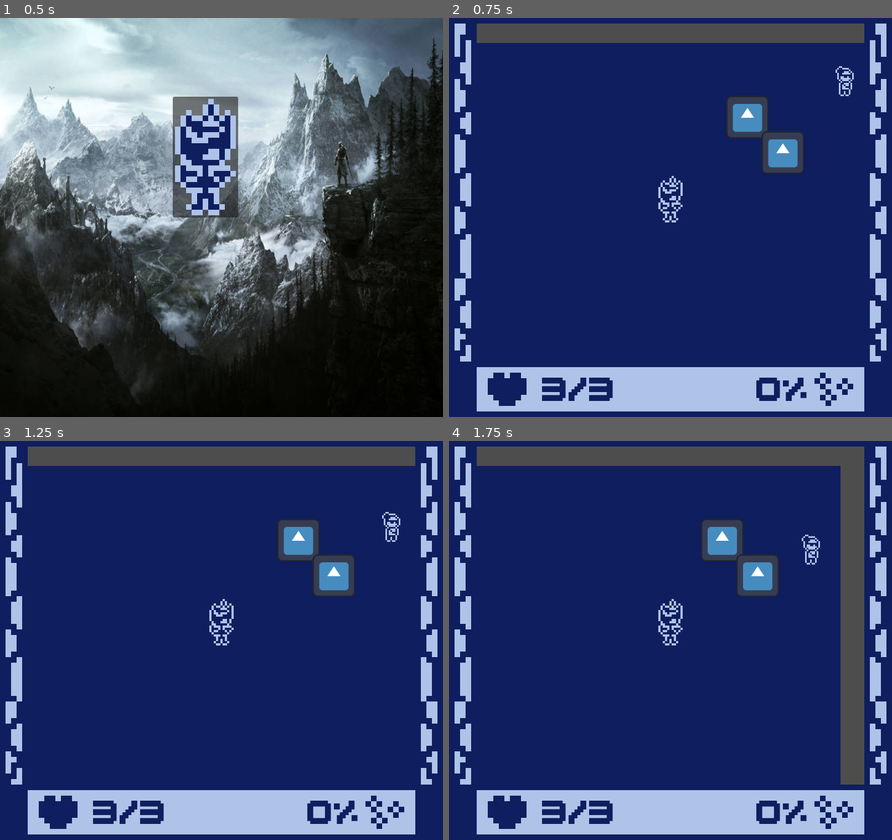
Above: before the commit, frames 1-4 (two rows, left to right).
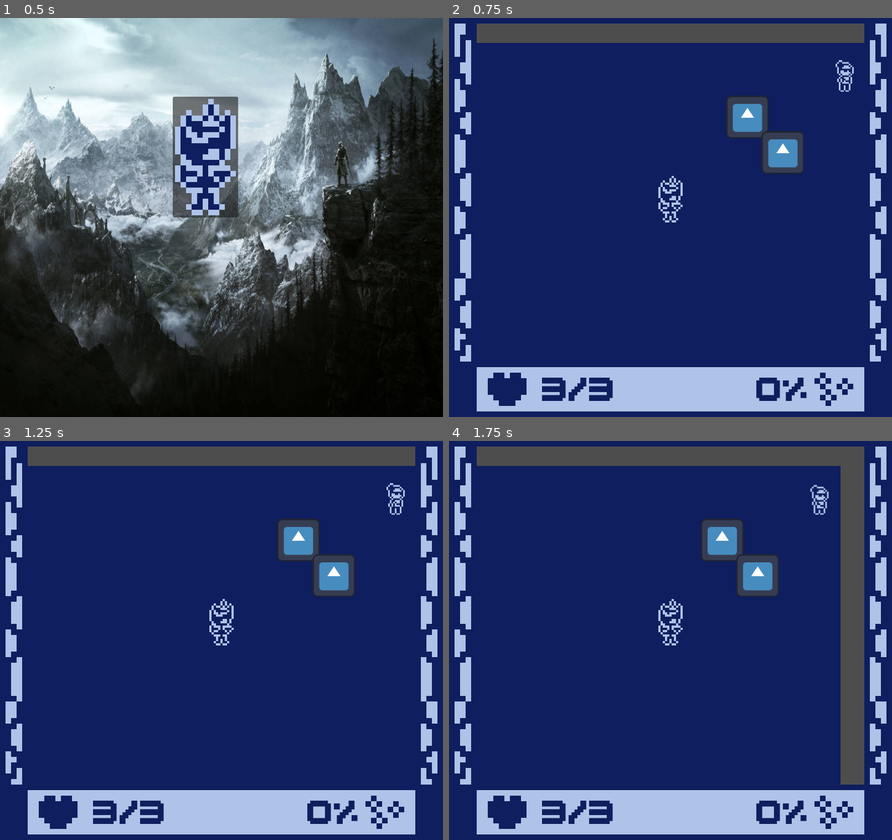
Above: after the commit, the same moments.

Repository: Shibe53/kabluem
Game: Godot game, scene res://UI/main_menu.tscn
Two runs of this game, one before a commit and one after it. Both use one fixed random seed, a clock stepped at 60 frames per second and the inputs below. The engine's default icon, where the game draws it, is replaced by a stand-in: a white triangle on a blue panel in a dark square.
Inputs (mouse positions are in pixels of both pictures, inside the frame that each line leads up to):
- Up to frame 1 (0.5 s): no input
- Up to frame 2 (0.75 s): click (652, 157) at 0.5 s
- Up to frame 3 (1.25 s): no input
- Up to frame 4 (1.75 s): tap Enter at 1.25 s; move the mouse to (767, 620) at 1.27 s; hold Right (ui_right) from 1.28 s (still down); right-click (767, 620) at 1.35 s; click (767, 620) at 1.42 s

Frame 1 is identical in both runs. In frame 2, 0.2% of the frame differs, in the area x 87-92%, y 10-20%; in frame 3, 0.3%; in frame 4, 0.3%, in the area x 79-86%, y 10-31%.

Commit message:
Added lesser vegan animations
Also fixed annoying state machine bug

Diff:
--- /dev/null
+++ b/Effects/effect.gd
@@ -0,0 +1,13 @@
+extends AnimatedSprite2D
+
+var velocity: Vector2 = Vector2.ZERO
+
+func _process(delta):
+	position += velocity * delta
+
+func _ready():
+	self.animation_finished.connect(_on_animation_finished)
+	play("Animate")
+
+func _on_animation_finished():
+	queue_free()
--- /dev/null
+++ b/Effects/lesser_vegan_death.tscn
@@ -0,0 +1,47 @@
+[gd_scene load_steps=8 format=3 uid="uid://bj6kluya5cly6"]
+
+[ext_resource type="Texture2D" uid="uid://bkq07hjd4ppyd" path="res://Assets/Sprites/Vegan Lesser/Lesser_Vegan_Damage_Death-Sheet.png" id="1_nakw1"]
+[ext_resource type="Script" uid="uid://6w453og0rxrd" path="res://Effects/effect.gd" id="2_d7mso"]
+
+[sub_resource type="AtlasTexture" id="AtlasTexture_d7mso"]
+atlas = ExtResource("1_nakw1")
+region = Rect2(0, 0, 200, 200)
+
+[sub_resource type="AtlasTexture" id="AtlasTexture_i7gj4"]
+atlas = ExtResource("1_nakw1")
+region = Rect2(200, 0, 200, 200)
+
+[sub_resource type="AtlasTexture" id="AtlasTexture_gnmxm"]
+atlas = ExtResource("1_nakw1")
+region = Rect2(400, 0, 200, 200)
+
+[sub_resource type="AtlasTexture" id="AtlasTexture_bwj4s"]
+atlas = ExtResource("1_nakw1")
+region = Rect2(600, 0, 200, 200)
+
+[sub_resource type="SpriteFrames" id="SpriteFrames_8bhjm"]
+animations = [{
+"frames": [{
+"duration": 1.0,
+"texture": SubResource("AtlasTexture_d7mso")
+}, {
+"duration": 1.0,
+"texture": SubResource("AtlasTexture_i7gj4")
+}, {
+"duration": 1.0,
+"texture": SubResource("AtlasTexture_gnmxm")
+}, {
+"duration": 1.0,
+"texture": SubResource("AtlasTexture_bwj4s")
+}],
+"loop": false,
+"name": &"Animate",
+"speed": 5.0
+}]
+
+[node name="LesserVeganDeath" type="AnimatedSprite2D"]
+scale = Vector2(0.3, 0.3)
+sprite_frames = SubResource("SpriteFrames_8bhjm")
+animation = &"Animate"
+frame_progress = 0.85111
+script = ExtResource("2_d7mso")
--- a/Enemies/enemy.gd
+++ b/Enemies/enemy.gd
@@ -1,14 +1,12 @@
 extends CharacterBody2D
 class_name Enemy
 
-#const EnemyDeathEffect = preload("res://Effects/enemy_death_effect.tscn")
+const LesserVeganEffect = preload("res://Effects/lesser_vegan_death.tscn")
+
 @export var ACCELERATION = 260
 @export var MAX_SPEED = 30
-@export var FRICTION = 200
-@export var DETECTION_RANGE = 400.0
-@export var SHOOT_RANGE = 250
-
-var move_speed = MAX_SPEED
+@export var FRICTION = 100
+@export var SHOOT_RANGE = 300
 
 enum {
 	IDLE,
@@ -17,25 +15,28 @@
 }
 
 var state = SHOOT
+var move_speed = MAX_SPEED
+var last_hit_direction: Vector2 = Vector2.ZERO
+
 @onready var stats = $Stats
 @onready var playerDetectionZone = $PlayerDetection
-@onready var sprite = $Sprite
 @onready var hurtbox = $Hurtbox
 @onready var softCollision = $SoftCollision
 @onready var bulletSpawner = $Pivot/BulletSpawner
 @onready var rayCast = $Pivot/RayCast2D
-#@onready var animationPlayer = $AnimationPlayer
-
+@onready var animations = $AnimatedSprite2D
 @onready var navAgent = $NavigationAgent2D
 @onready var player = get_tree().get_first_node_in_group("player")
 
 func _ready():
 	state = IDLE
-#	sprite.frame = randi_range(0, 4)
+	animations.frame = randi_range(0, 4)
 
 func _process(_delta: float) -> void:
-#	if velocity.length() > 0.1:
-#		$Pivot.rotation = velocity.angle()
+	if velocity.length() > 0.1:
+		animations.play("Move")
+	else:
+		animations.play("Idle")
 	if player != null:
 		var dir_player = (player.global_position - $Pivot.global_position)
 		var dist = $Pivot.global_position.distance_to(player.global_position)
@@ -45,34 +46,33 @@
 		rayCast.target_position = dir_player
 
 func _physics_process(delta):
-	velocity = velocity.move_toward(Vector2.ZERO, FRICTION * delta)
+	move_speed = move_toward_int(move_speed, 0, FRICTION * delta)
 	move_and_slide()
 
 	match state:
 		IDLE:
-			velocity = velocity.move_toward(Vector2.ZERO, FRICTION * delta)
+			move_speed = move_toward_int(move_speed, 0, FRICTION * delta)
 			seek_player()
 
 		REACH:
+			move_speed = MAX_SPEED
 			if player != null:
 				update_target_position(player.global_transform.origin)
 				var dist = global_position.distance_to(player.global_position)
 				if dist <= SHOOT_RANGE and not rayCast.is_colliding():
 					state = SHOOT
+			check_detection()
 
 		SHOOT:
 			if player != null:
 				var dist = global_position.distance_to(player.global_position)
 				if dist > SHOOT_RANGE or rayCast.is_colliding():
 					state = REACH
-					move_speed = MAX_SPEED
 				else:
 					move_speed = lerp(0, MAX_SPEED, dist / SHOOT_RANGE)
 					update_target_position(player.global_transform.origin)
 					bulletSpawner.shoot_at_pos(player.hurtbox.global_position)
-			else:
-				state = IDLE
-				move_speed = MAX_SPEED
+			check_detection()
 
 	if softCollision.has_overlapping_areas():
 		velocity += softCollision.get_push_vector() * delta * 500
@@ -83,24 +83,30 @@
 	if playerDetectionZone.can_see_player():
 		state = REACH
 
+func check_detection():
+	if not playerDetectionZone.can_see_player():
+		state = IDLE
+
 func has_line_of_sight(player_pos: Vector2) -> bool:
 	rayCast.target_position = to_local(player_pos)
 	rayCast.force_raycast_update()
 	return not rayCast.is_colliding()
 
 func _on_hurtbox_area_entered(area):
+	last_hit_direction = area.owner.position.direction_to(position)
 	stats.health -= area.damage
-	var knockback_direction = area.owner.position.direction_to(position)
-	velocity = knockback_direction * 120
+	velocity = last_hit_direction * 120
 	#hurtbox.create_hit_effect()
 	hurtbox.start_invincibility(0.4)
 	start_blinking()
 
 func _on_stats_no_health():
 	queue_free()
-#	var enemyDeathEffect = EnemyDeathEffect.instantiate()
-#	get_parent().add_child(enemyDeathEffect)
-#	enemyDeathEffect.position = position
+	var lesserVeganEffect = LesserVeganEffect.instantiate()
+	get_parent().add_child(lesserVeganEffect)
+	lesserVeganEffect.position = position
+	if last_hit_direction != Vector2.ZERO:
+		lesserVeganEffect.velocity = last_hit_direction * 60
 
 func start_blinking():
 #	animationPlayer.play("Start")
@@ -129,3 +135,10 @@
 		var smooth_dir = current_dir.lerp(target_dir, 0.075).normalized()
 		velocity = smooth_dir * move_speed
 	move_and_slide()
+
+func move_toward_int(current: int, target: int, step: int) -> int:
+	if current < target:
+		return min(current + step, target)
+	elif current > target:
+		return max(current - step, target)
+	return current
--- a/Enemies/enemy.tscn
+++ b/Enemies/enemy.tscn
@@ -1,13 +1,83 @@
-[gd_scene load_steps=14 format=3 uid="uid://cvpll4vdnq1xu"]
+[gd_scene load_steps=24 format=3 uid="uid://cvpll4vdnq1xu"]
 
 [ext_resource type="Script" uid="uid://dwouk3yt33p7k" path="res://Enemies/enemy.gd" id="1_3ih25"]
-[ext_resource type="Texture2D" uid="uid://dgtxw2w3iud13" path="res://Assets/Sprites/Lesser_Vegan_WIP.png" id="2_4o6mh"]
+[ext_resource type="Texture2D" uid="uid://ddb24c1ul66b8" path="res://Assets/Sprites/Vegan Lesser/Lesser_Vegan_Idle-Sheet.png" id="2_koi6q"]
 [ext_resource type="PackedScene" uid="uid://dby72e1krudx5" path="res://Hitboxes/hurtbox.tscn" id="2_rt1x0"]
 [ext_resource type="PackedScene" uid="uid://dch6g30mnhvlv" path="res://Enemies/bullet_spawner.tscn" id="3_4o6mh"]
 [ext_resource type="PackedScene" uid="uid://dyd2eul54mrkl" path="res://Hitboxes/hitbox.tscn" id="3_8wvsg"]
+[ext_resource type="Texture2D" uid="uid://ci43j0wrwnm32" path="res://Assets/Sprites/Vegan Lesser/Lesser_Vegan_Walk-Sheet.png" id="3_jlnat"]
 [ext_resource type="PackedScene" uid="uid://bhxmbarg6pbr6" path="res://Hitboxes/soft_collision.tscn" id="4_gk8ng"]
 [ext_resource type="PackedScene" uid="uid://dtomwktlsxn84" path="res://stats.tscn" id="5_4o6mh"]
 [ext_resource type="PackedScene" uid="uid://cr7wakcvtrsdo" path="res://Enemies/player_detection.tscn" id="5_8wvsg"]
+
+[sub_resource type="AtlasTexture" id="AtlasTexture_jlnat"]
+atlas = ExtResource("2_koi6q")
+region = Rect2(0, 0, 160, 190)
+
+[sub_resource type="AtlasTexture" id="AtlasTexture_t8uwx"]
+atlas = ExtResource("2_koi6q")
+region = Rect2(160, 0, 160, 190)
+
+[sub_resource type="AtlasTexture" id="AtlasTexture_tligp"]
+atlas = ExtResource("2_koi6q")
+region = Rect2(320, 0, 160, 190)
+
+[sub_resource type="AtlasTexture" id="AtlasTexture_ud0f3"]
+atlas = ExtResource("2_koi6q")
+region = Rect2(480, 0, 160, 190)
+
+[sub_resource type="AtlasTexture" id="AtlasTexture_1xcb7"]
+atlas = ExtResource("3_jlnat")
+region = Rect2(0, 0, 160, 190)
+
+[sub_resource type="AtlasTexture" id="AtlasTexture_okpwn"]
+atlas = ExtResource("3_jlnat")
+region = Rect2(160, 0, 160, 190)
+
+[sub_resource type="AtlasTexture" id="AtlasTexture_dc8db"]
+atlas = ExtResource("3_jlnat")
+region = Rect2(320, 0, 160, 190)
+
+[sub_resource type="AtlasTexture" id="AtlasTexture_xq7gr"]
+atlas = ExtResource("3_jlnat")
+region = Rect2(480, 0, 160, 190)
+
+[sub_resource type="SpriteFrames" id="SpriteFrames_1xcb7"]
+animations = [{
+"frames": [{
+"duration": 1.0,
+"texture": SubResource("AtlasTexture_jlnat")
+}, {
+"duration": 1.0,
+"texture": SubResource("AtlasTexture_t8uwx")
+}, {
+"duration": 1.0,
+"texture": SubResource("AtlasTexture_tligp")
+}, {
+"duration": 1.0,
+"texture": SubResource("AtlasTexture_ud0f3")
+}],
+"loop": true,
+"name": &"Idle",
+"speed": 5.0
+}, {
+"frames": [{
+"duration": 1.0,
+"texture": SubResource("AtlasTexture_1xcb7")
+}, {
+"duration": 1.0,
+"texture": SubResource("AtlasTexture_okpwn")
+}, {
+"duration": 1.0,
+"texture": SubResource("AtlasTexture_dc8db")
+}, {
+"duration": 1.0,
+"texture": SubResource("AtlasTexture_xq7gr")
+}],
+"loop": true,
+"name": &"Move",
+"speed": 5.0
+}]
 
 [sub_resource type="CapsuleShape2D" id="CapsuleShape2D_gk8ng"]
 radius = 5.0
@@ -26,7 +96,7 @@
 height = 16.0
 
 [sub_resource type="CircleShape2D" id="CircleShape2D_gk8ng"]
-radius = 400.0
+radius = 300.0
 
 [node name="Enemy" type="CharacterBody2D"]
 collision_layer = 16
@@ -35,10 +105,11 @@
 [node name="NavigationAgent2D" type="NavigationAgent2D" parent="."]
 avoidance_enabled = true
 
-[node name="Sprite" type="Sprite2D" parent="."]
+[node name="AnimatedSprite2D" type="AnimatedSprite2D" parent="."]
 position = Vector2(0, -21)
 scale = Vector2(0.3, 0.3)
-texture = ExtResource("2_4o6mh")
+sprite_frames = SubResource("SpriteFrames_1xcb7")
+animation = &"Move"
 
 [node name="CollisionShape" type="CollisionShape2D" parent="."]
 visible = false
@@ -80,7 +151,6 @@
 shape = SubResource("CapsuleShape2D_jlnat")
 
 [node name="PlayerDetection" parent="." instance=ExtResource("5_8wvsg")]
-visible = false
 light_mask = 0
 visibility_layer = 0
 collision_layer = 0
--- a/Enemies/player_detection.gd
+++ b/Enemies/player_detection.gd
@@ -1,15 +1,10 @@
 extends Area2D
-
-@onready var collisionShape = $CollisionShape2D
 
 var player = null
 
 func can_see_player():
 	return player != null
 
-func change_detection_range(newRange : float):
-	collisionShape.shape.radius = newRange
-
 func _on_body_entered(body):
 	player = body
 
Not shown, added: Effects/effect.gd.uid
